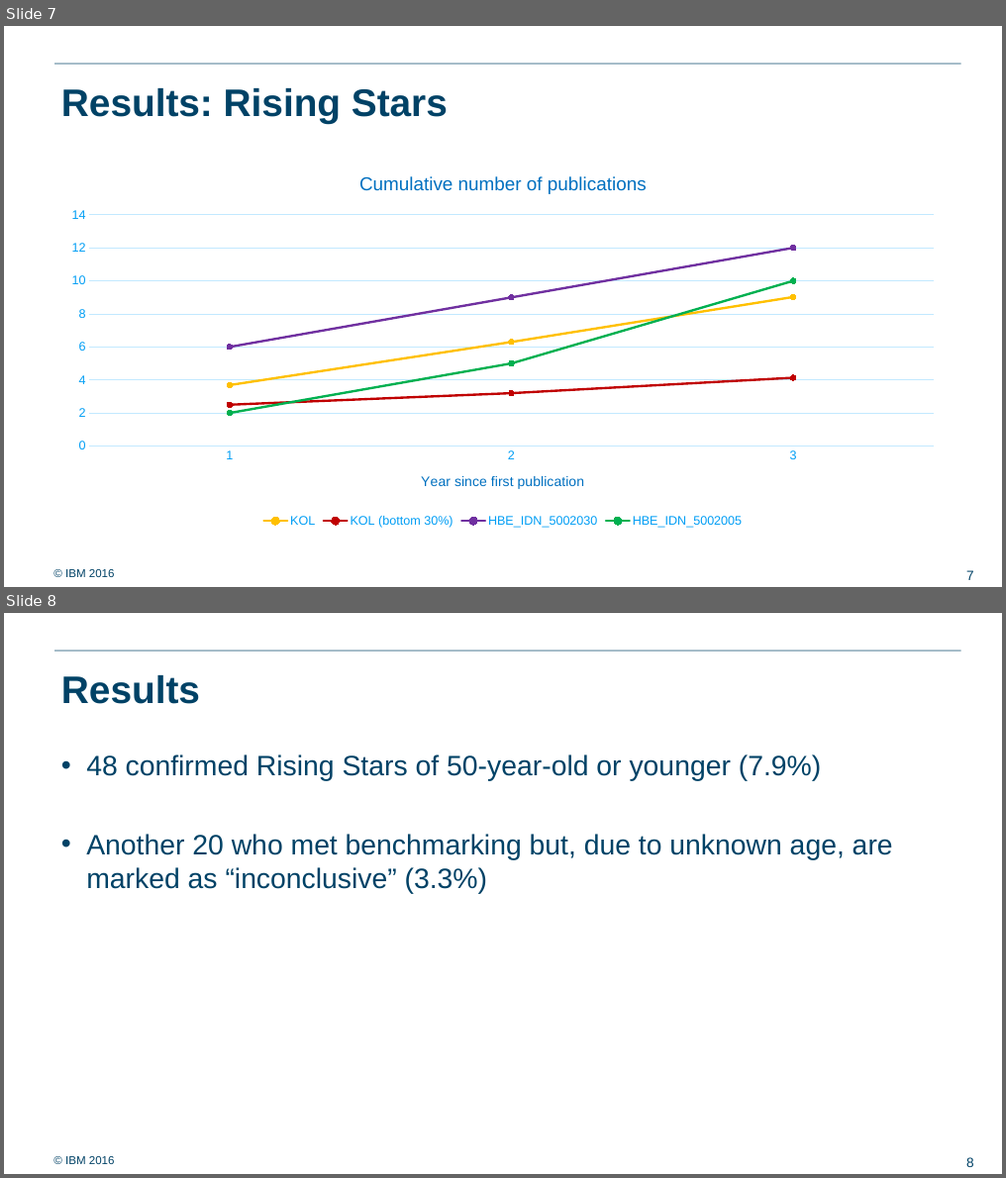
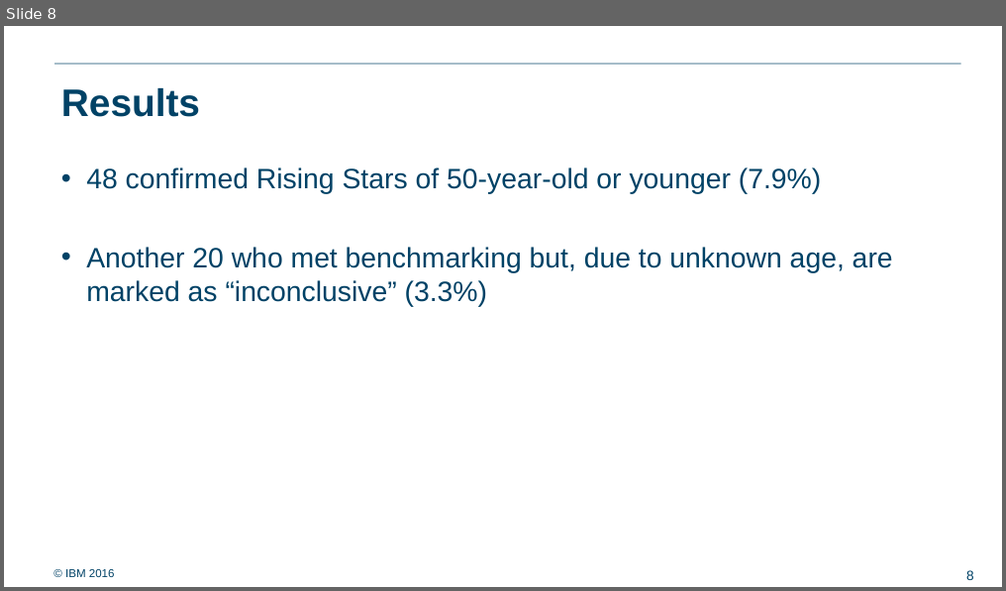
Before and after one commit to ralf0615/Rising_stars, a slide deck: oncology_profile/Slides/Rising_stars_oncology_profiles_update_v1.pptx. Shown one above the other, each under a label of ours: slides 7 and 8 before the commit, slide 8 after it. The pictures are 1006x1178 and 1006x591 pixels, drawn with LibreOffice and Linux fonts; fonts in the diff are those of the drawing; background and template pictures are left out. Boxes give left, top, right and bottom in pixels: in the first picture for what was removed or moved away, otherwise in the second. Text is boxed around its words. In the diff, an @@ line names an element or a change of style, - is before the commit and + after.

```diff
--- a/oncology_profile/Slides/Rising_stars_oncology_profiles_update_v1.pptx
+++ b/oncology_profile/Slides/Rising_stars_oncology_profiles_update_v1.pptx
@@ slide 7 removed at <box>4,26,1002,587</box>, background #FFFFFF; not listed: 3 template elements that a slide beside it also shows @@
@@ title removed at <box>61,88,448,123</box> @@
-Results: Rising Stars
@@ line chart removed at <box>54,157,952,531</box> @@
-title "Cumulative number of publications "
-categories: 1.0, 2.0, 3.0
-KOL: 3.7, 6.3, 9
-KOL (bottom 30%): 2.5, 3.2, 4.1
-HBE_IDN_5002030: 6, 9, 12
-HBE_IDN_5002005: 2, 5, 10
```
Also in this commit, not shown: 4 slides changed, 1 slide added, 2 other files.
